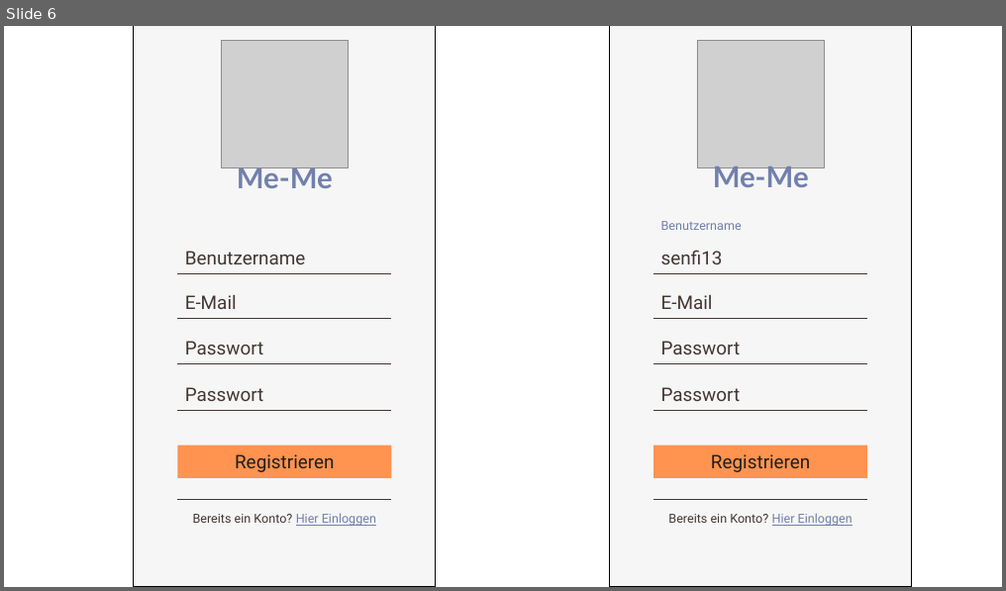
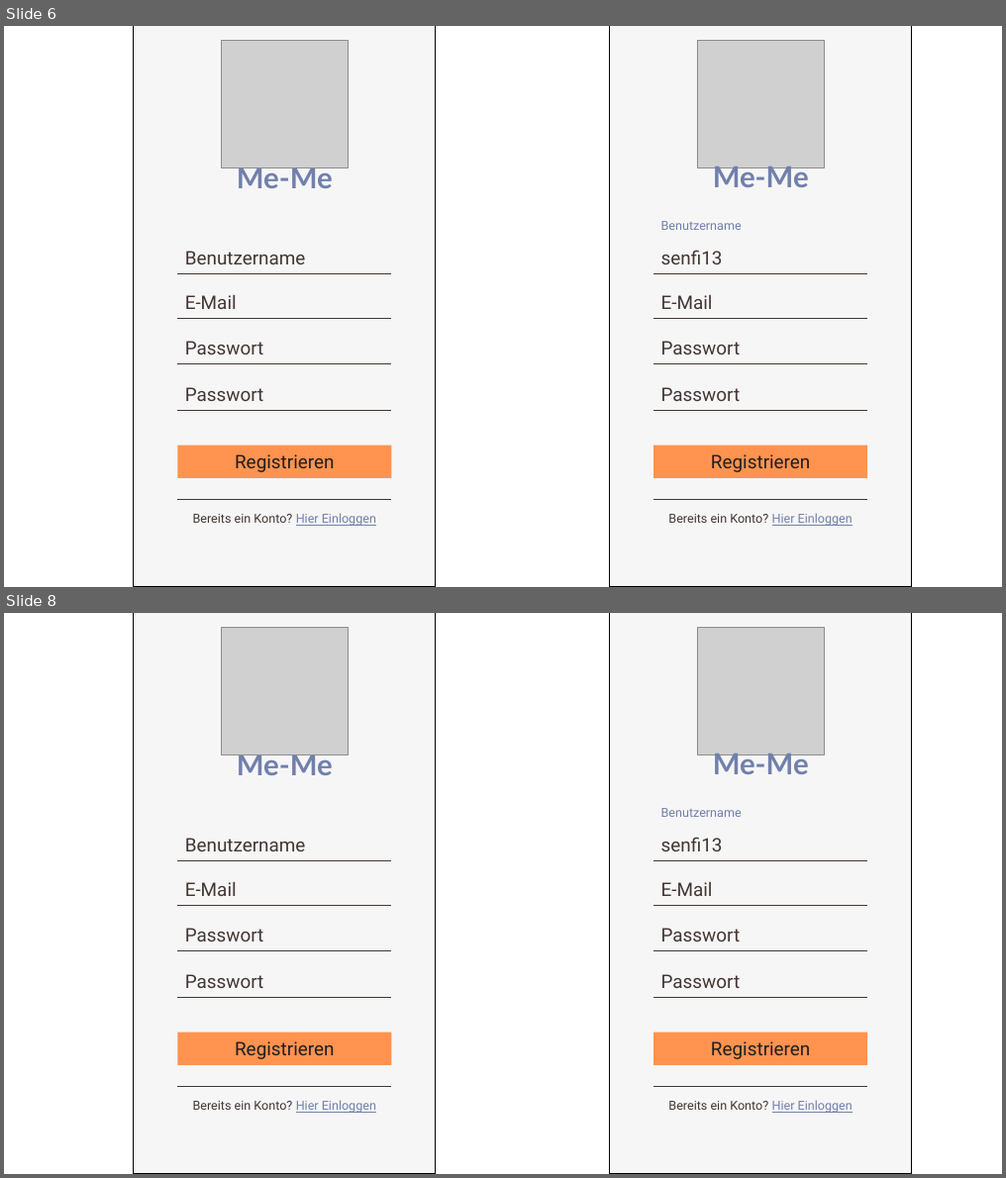
Before and after one commit to janS95/Me-Me, a slide deck: Me-Me_Mockup.pptx. Shown one above the other, each under a label of ours: slide 6 before the commit, slides 6 and 8 after it; the slides between them are not shown. The pictures are 1006x591 and 1006x1178 pixels, drawn with LibreOffice and Linux fonts; fonts in the diff are those of the drawing; grey boxes stand for pictures. Boxes give left, top, right and bottom in pixels: in the first picture for what was removed or moved away, otherwise in the second. Text is boxed around its words. In the diff, an @@ line names an element or a change of style, - is before the commit and + after.

```diff
--- a/Me-Me_Mockup.pptx
+++ b/Me-Me_Mockup.pptx
@@ slide 8 added at (x1=4, y1=613, x2=1002, y2=1174), background #FFFFFF @@
@@ rectangle added at (x1=134, y1=613, x2=436, y2=1174), fill #F6F6F6, outline #000000 1 pt @@
@@ picture added at (x1=221, y1=627, x2=349, y2=755) @@
@@ rectangle added at (x1=610, y1=613, x2=912, y2=1174), fill #F6F6F6, outline #000000 1 pt @@
@@ picture added at (x1=697, y1=627, x2=825, y2=755) @@
@@ text added at (x1=237, y1=755, x2=333, y2=775), 28 pt, text #7180AC, bold @@
+Me-Me
@@ text added at (x1=713, y1=753, x2=809, y2=774), 28 pt, text #7180AC, bold @@
+Me-Me
@@ text added at (x1=661, y1=808, x2=742, y2=817), 12 pt, text #7180AC @@
+Benutzername
@@ text added at (x1=185, y1=838, x2=306, y2=852), 18 pt, text #433633 @@
+Benutzername
@@ text added at (x1=661, y1=837, x2=723, y2=852), 18 pt, text #433633 @@
+senfi13
@@ line added from (177, 861) to (392, 861), #433633 0.5 pt @@
@@ line added from (653, 861) to (868, 861), #433633 0.5 pt @@
@@ line added from (177, 906) to (392, 906), #433633 0.5 pt @@
@@ text added at (x1=185, y1=882, x2=237, y2=896), 18 pt, text #433633 @@
+E-Mail
@@ line added from (653, 906) to (868, 906), #433633 0.5 pt @@
@@ text added at (x1=661, y1=882, x2=713, y2=896), 18 pt, text #433633 @@
+E-Mail
@@ text added at (x1=185, y1=928, x2=264, y2=942), 18 pt, text #433633 @@
+Passwort
@@ text added at (x1=661, y1=928, x2=741, y2=942), 18 pt, text #433633 @@
+Passwort
@@ line added from (177, 952) to (392, 952), #433633 0.5 pt @@
@@ line added from (653, 952) to (868, 952), #433633 0.5 pt @@
@@ line added from (177, 998) to (392, 998), #433633 0.5 pt @@
@@ text added at (x1=185, y1=974, x2=264, y2=988), 18 pt, text #433633 @@
+Passwort
@@ line added from (653, 998) to (868, 998), #433633 0.5 pt @@
@@ text added at (x1=661, y1=974, x2=741, y2=988), 18 pt, text #433633 @@
+Passwort
@@ rectangle added at (x1=177, y1=1032, x2=392, y2=1065), fill #FF934F, 18 pt, text #1F1F1F @@
+Registrieren
@@ rectangle added at (x1=653, y1=1032, x2=868, y2=1065), fill #FF934F, 18 pt, text #1F1F1F @@
+Registrieren
@@ line added from (177, 1086) to (392, 1086), #433633 0.5 pt @@
@@ line added from (653, 1086) to (868, 1086), #433633 0.5 pt @@
@@ text added at (x1=193, y1=1100, x2=376, y2=1113), 12 pt, text #433633 @@
+Bereits ein Konto? Hier Einloggen
@@ text added at (x1=668, y1=1100, x2=852, y2=1113), 12 pt, text #433633 @@
+Bereits ein Konto? Hier Einloggen
```
Also in this commit, not shown: 1 other slide added, 15 other files.
